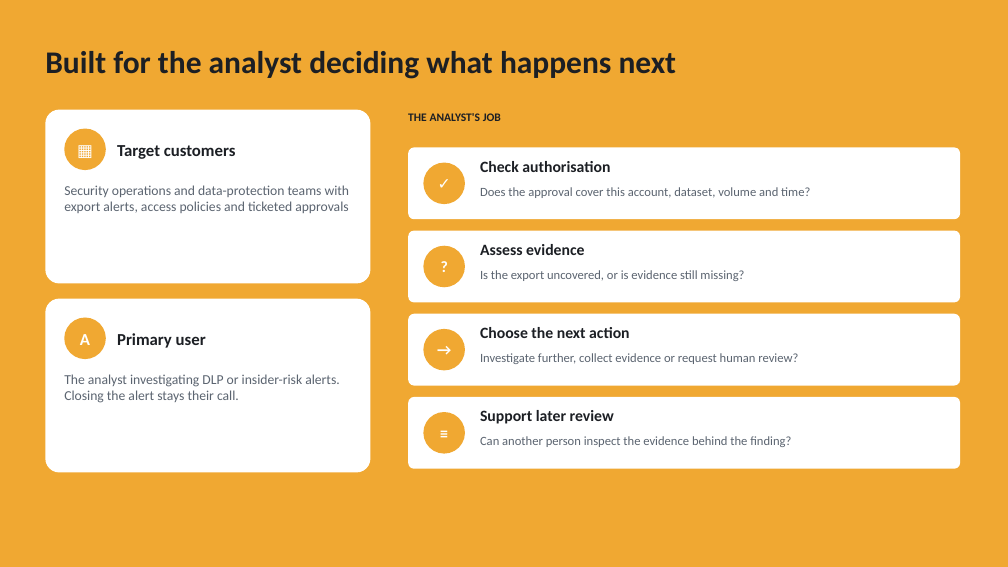
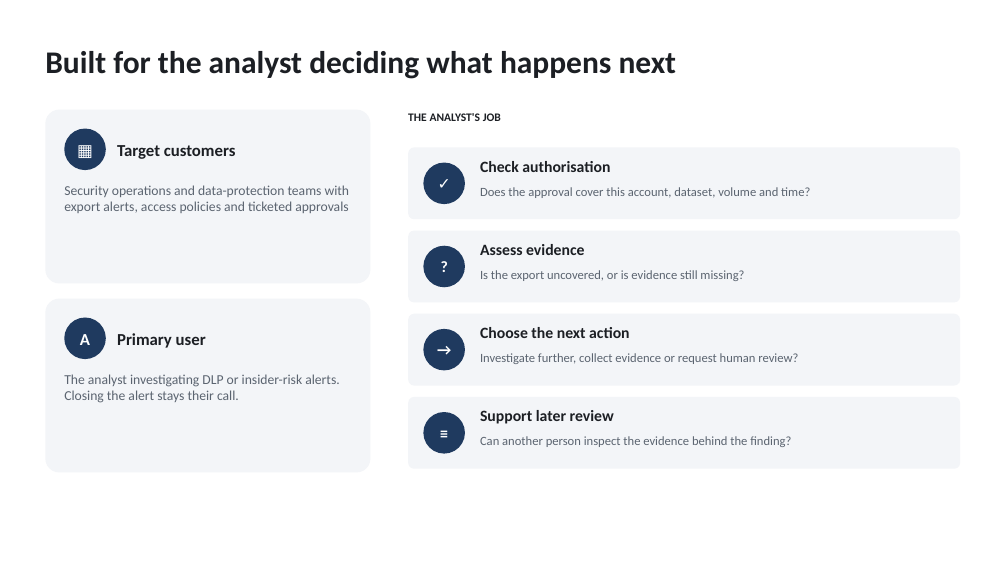
Before and after one commit to Kittywhlxx/ExportWhy, a slide deck: slide 3 of docs/ExportWhy-deck.pptx. Drawn at 1008x567 pixels with LibreOffice and Linux fonts; fonts in the diff are those of the drawing. Boxes give left, top, right and bottom in pixels: in the first picture for what was removed or moved away, otherwise in the second. Text is boxed around its words. In the diff, an @@ line names an element or a change of style, - is before the commit and + after.

```diff
--- a/docs/ExportWhy-deck.pptx
+++ b/docs/ExportWhy-deck.pptx
@@ rectangle removed at [0,0,1008,567] @@
@@ fill #FFFFFF to #F3F5F8 in 6 elements at [45,299,371,473], [408,147,960,219], [408,231,960,302], [408,314,960,386], [408,397,960,469], [45,110,371,284] @@
@@ fill #F0A832 to #1F3A5F in 6 elements at [64,318,106,359], [64,129,106,170], [423,163,465,204], [423,246,465,287], [423,329,465,371], [423,412,465,454] @@
```
Also in this commit, not shown: 10 other slides changed.
